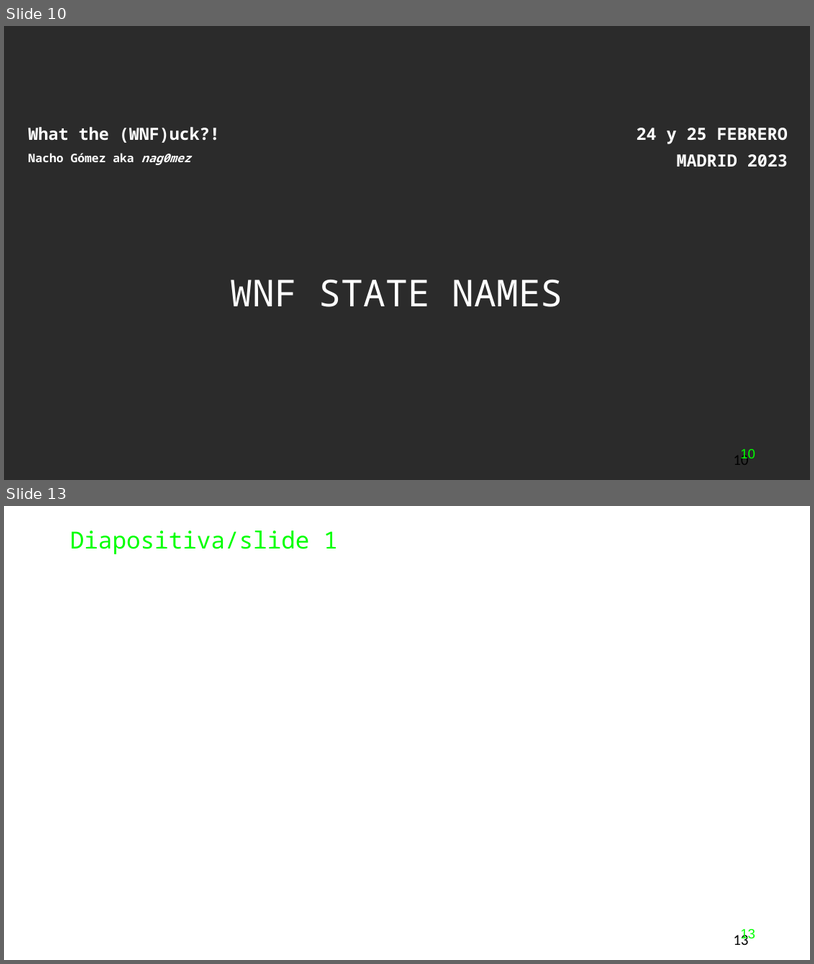
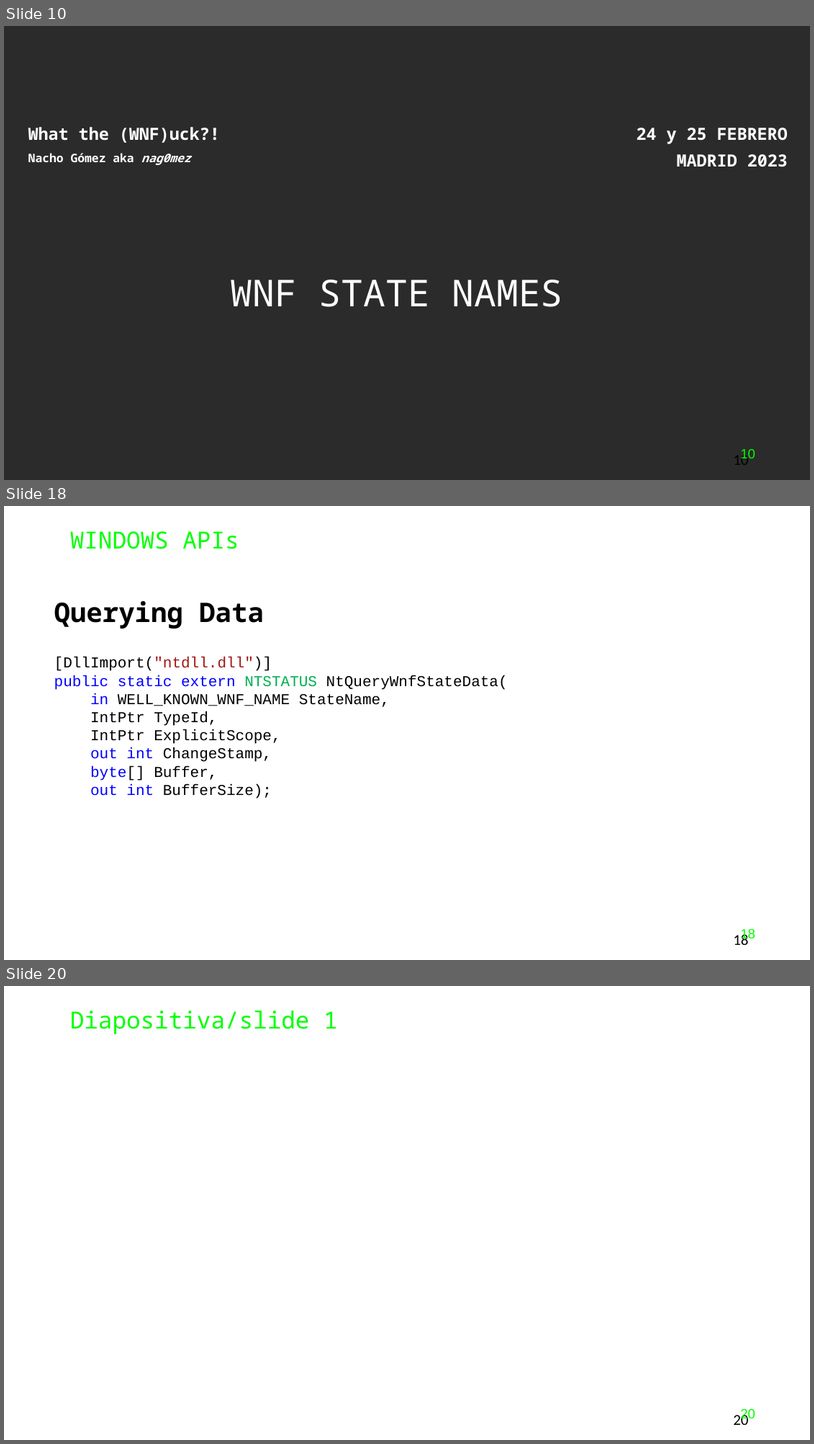
Before and after one commit to Nagomez97/WNFuck, a slide deck: h-c0n_PPT_template_2023-v2.pptx. Shown one above the other, each under a label of ours: slides 10 and 13 before the commit, slides 10, 18 and 20 after it; the slides between them are not shown. The pictures are 814x964 and 814x1444 pixels, drawn with LibreOffice and Linux fonts; fonts in the diff are those of the drawing; background and template pictures are left out; a plain dark background stands for a picture behind light text. Boxes give left, top, right and bottom in pixels: in the first picture for what was removed or moved away, otherwise in the second. Text is boxed around its words. In the diff, an @@ line names an element or a change of style, - is before the commit and + after.

```diff
--- a/h-c0n_PPT_template_2023-v2.pptx
+++ b/h-c0n_PPT_template_2023-v2.pptx
@@ slide 18 added at box(4, 506, 810, 960), background #FFFFFF @@
@@ text added at box(70, 531, 239, 549), 28 pt, text #00FF00 @@
+WINDOWS APIs
@@ text added at box(54, 601, 508, 798), 18 pt, text #000000 @@
+Querying Data
+[DllImport("ntdll.dll")]
+public static extern NTSTATUS NtQueryWnfStateData(
+in WELL_KNOWN_WNF_NAME StateName,
+IntPtr TypeId,
+IntPtr ExplicitScope,
+out int ChangeStamp,
+byte[] Buffer,
+out int BufferSize);
@@ page number added at box(733, 932, 748, 944), 16 pt, text #00FF00 @@
+18
@@ page number added at box(741, 929, 756, 941), 18 pt, text #000000 @@
+18
@@ what was slide 13 is now slide 20 @@
@@ page number at box(733, 1412, 748, 1424): text changed @@
-13
+20
@@ page number at box(741, 1409, 756, 1421): text changed @@
-13
+20
```
Also in this commit, not shown: 1 slide changed, 6 other slides added, 18 other files.
